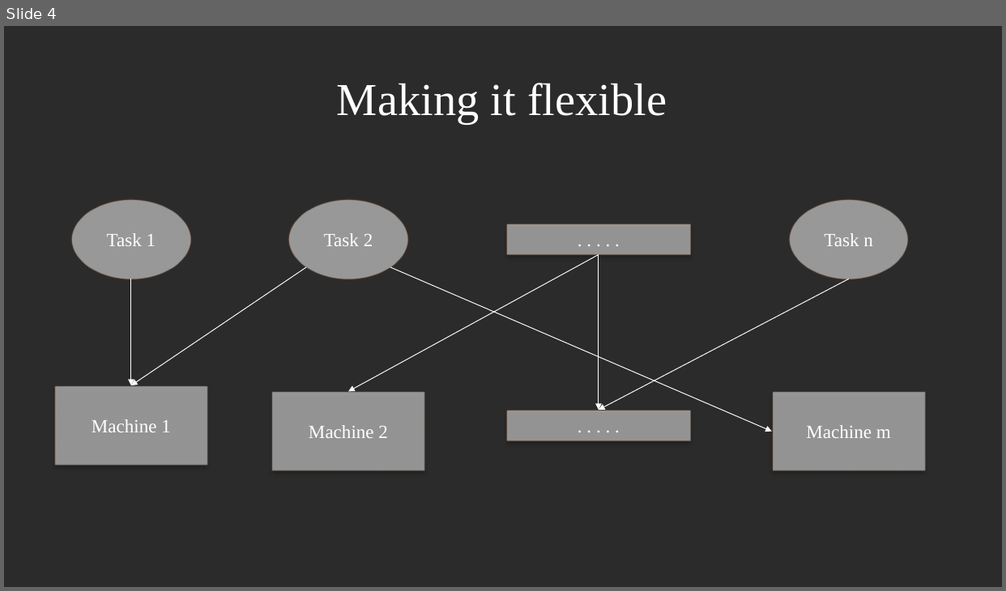
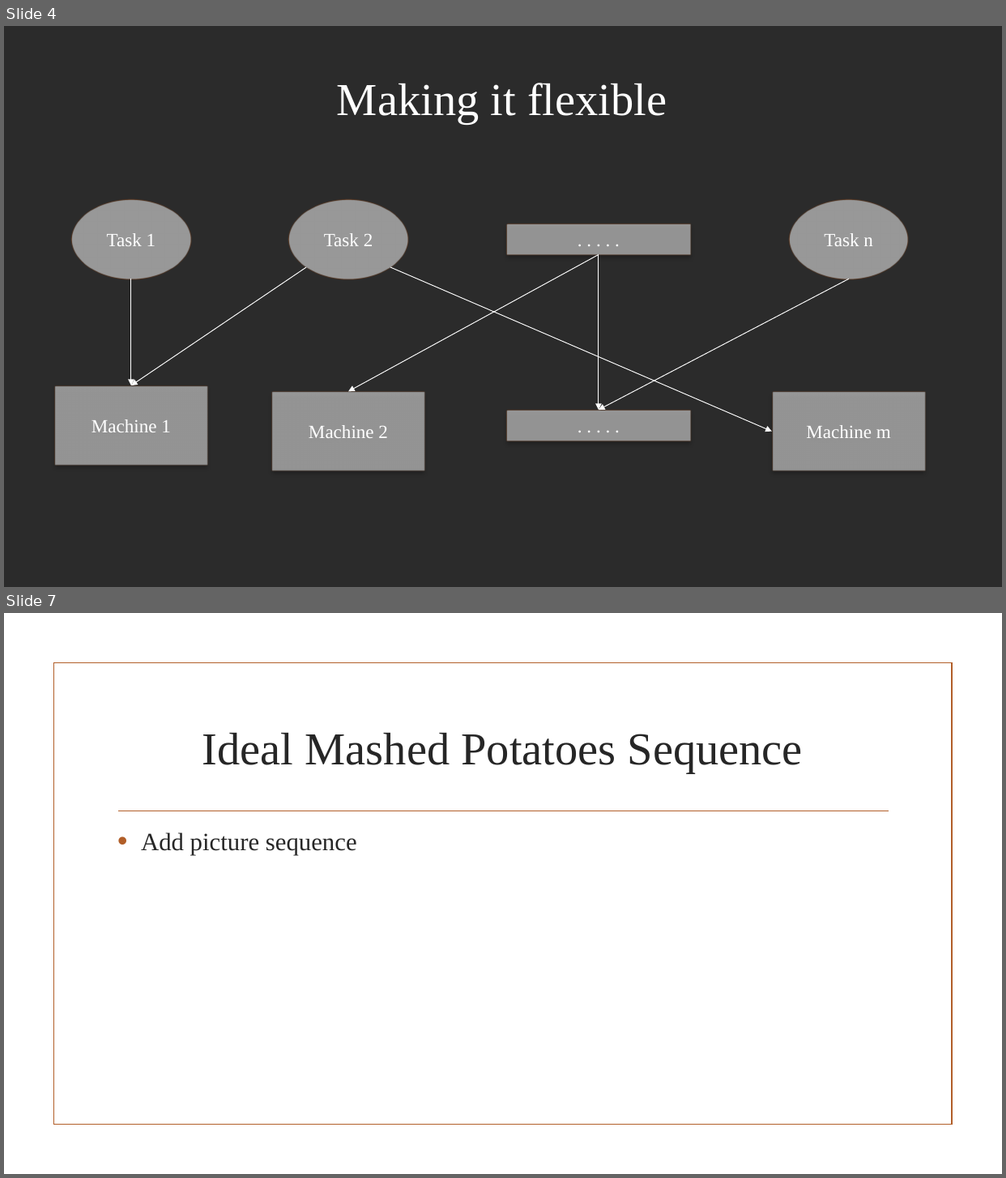
Before and after one commit to JaniR13/AdvAlgoProject, a slide deck: PowerpointSlides/The Flexible Job Shop Scheduling Algorithm.pptx. Shown one above the other, each under a label of ours: slide 4 before the commit, slides 4 and 7 after it; the slides between them are not shown. The pictures are 1006x591 and 1006x1178 pixels, drawn with LibreOffice and Linux fonts; fonts in the diff are those of the drawing; background and template pictures are left out; a plain dark background stands for a picture behind light text. Boxes give left, top, right and bottom in pixels: in the first picture for what was removed or moved away, otherwise in the second. Text is boxed around its words. In the diff, an @@ line names an element or a change of style, - is before the commit and + after.

```diff
--- a/PowerpointSlides/The Flexible Job Shop Scheduling Algorithm.pptx
+++ b/PowerpointSlides/The Flexible Job Shop Scheduling Algorithm.pptx
@@ slide 7 added at (x1=4, y1=613, x2=1002, y2=1174), background picture (left out) @@
@@ rectangle added at (x1=53, y1=663, x2=952, y2=1125), outline #B15E28 1.25 pt @@
@@ title added at (x1=202, y1=733, x2=803, y2=773), 44 pt, text #262626 @@
+Ideal Mashed Potatoes Sequence
@@ line added from (118, 811) to (889, 811), #B15E28 1.25 pt @@
@@ text added at (x1=141, y1=833, x2=357, y2=855), 24 pt, text #262626 @@
+• Add picture sequence
```
Also in this commit, not shown: 11 other slides added.
